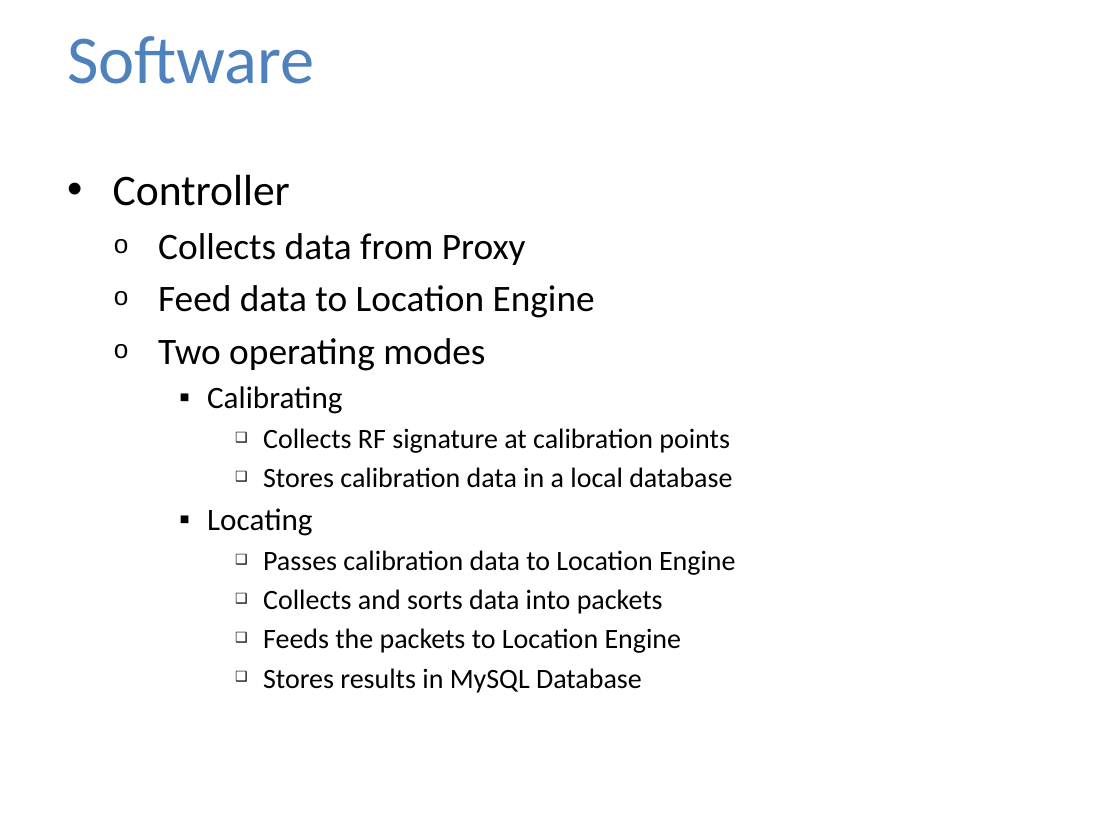
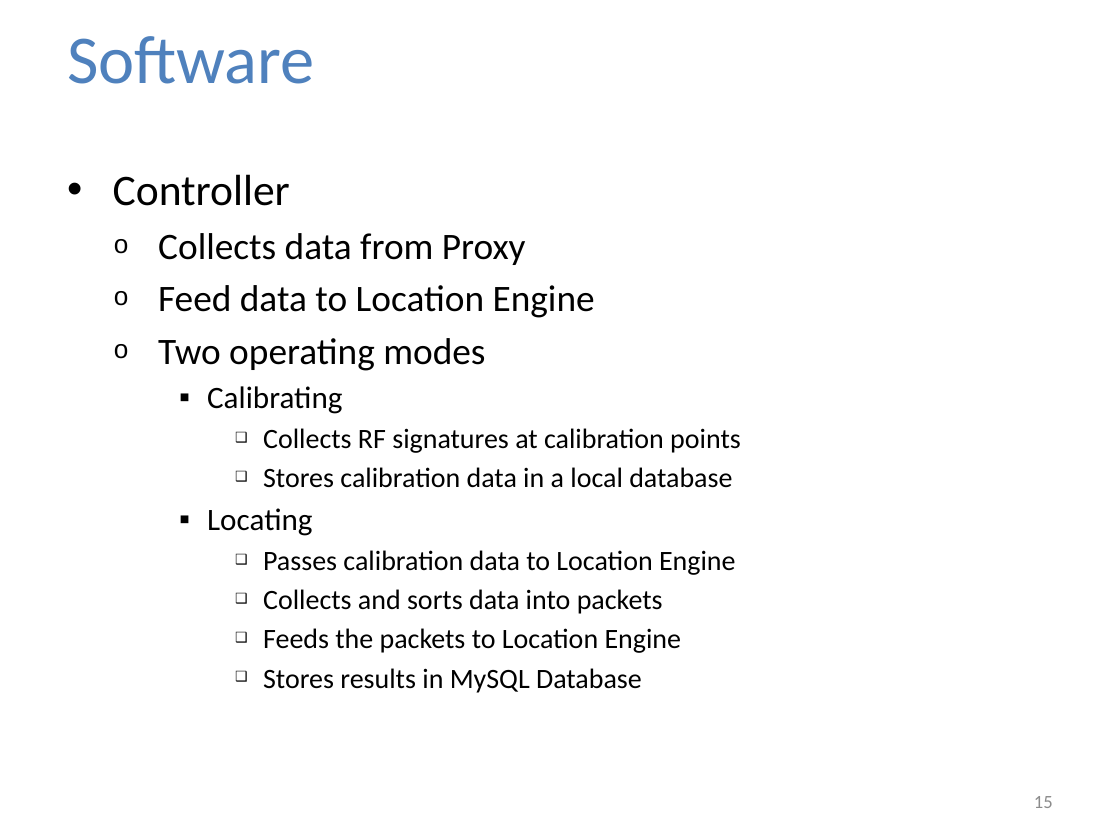
Before and after one commit to jolleekin/tiu-tracking, a slide deck: slide 15 of Docs/TIU_Tracking_Presentation_v1.pptx (slide 14 before the commit). Drawn at 1120x840 pixels with LibreOffice and Linux fonts; fonts in the diff are those of the drawing; background and template pictures are left out. Boxes give left, top, right and bottom in pixels: in the first picture for what was removed or moved away, otherwise in the second. Text is boxed around its words. In the diff, an @@ line names an element or a change of style, - is before the commit and + after.

```diff
--- a/Docs/TIU_Tracking_Presentation_v1.pptx
+++ b/Docs/TIU_Tracking_Presentation_v1.pptx
@@ text at box(263, 428, 741, 453): text changed @@
-      ❑ Collects RF signature at calibration points
+      ❑ Collects RF signatures at calibration points
@@ page number added at box(1034, 796, 1053, 808), 12 pt, text #8C8C8C @@
+15
```
Also in this commit, not shown: 23 other slides changed, 4 slides added, 3 slides removed.
